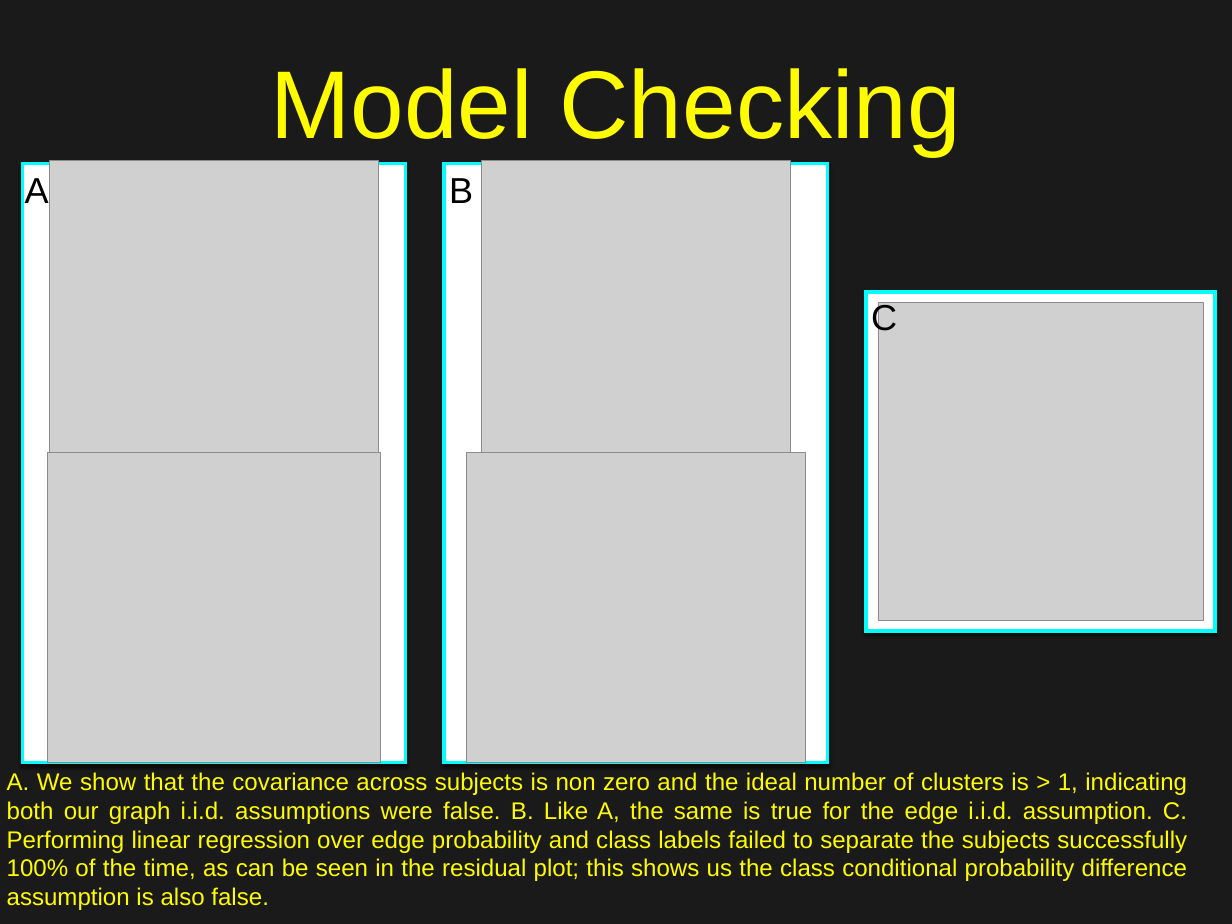
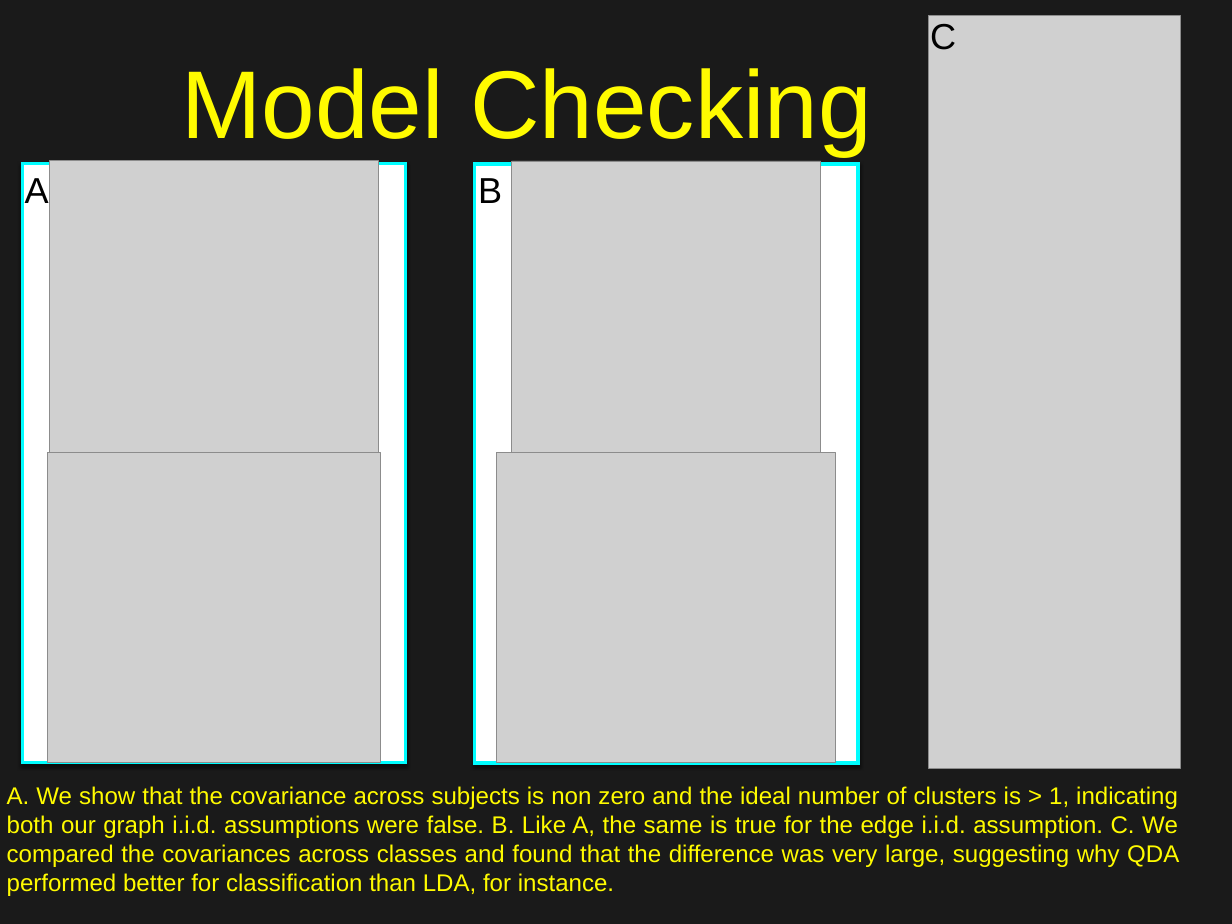
Before and after one commit to Upward-Spiral-Science/TA, a slide deck: slide 9 of draft/summary_presentation.pptx. Drawn at 1232x924 pixels with LibreOffice and Linux fonts; fonts in the diff are those of the drawing; grey boxes stand for pictures; background and template pictures are left out; a plain dark background stands for a picture behind light text. Boxes give left, top, right and bottom in pixels: in the first picture for what was removed or moved away, otherwise in the second. Text is boxed around its words. In the diff, an @@ line names an element or a change of style, - is before the commit and + after.

Commit message:
updated presentation

```diff
--- a/draft/summary_presentation.pptx
+++ b/draft/summary_presentation.pptx
@@ title "Model Checking": place and size @@
-title "Model Checking" at (271, 68, 960, 155)
+title "Model Checking" at (182, 68, 871, 155)
@@ text "C" rewrapped from (871, 302, 897, 337) to (930, 24, 956, 50) @@
@@ picture added at (929, 15, 1180, 768) @@
@@ 2 pictures, 1 text, 1 rectangle: place and size @@
-2 pictures, 1 text, 1 rectangle at (444, 160, 827, 763)
+2 pictures, 1 text, 1 rectangle at (475, 161, 858, 763)
@@ rectangle removed at (866, 292, 1215, 631) @@
@@ picture removed at (879, 302, 1203, 620) @@
@@ text at (7, 786, 1179, 896): text changed @@
-A. We show that the covariance across subjects is non zero and the ideal number of clusters is > 1, indicating both our graph i.i.d. assumptions were false. B. Like A, the same is true for the edge i.i.d. assumption. C. Performing linear regression over edge probability and class labels failed to separate the subjects successfully 100% of the time, as can be seen in the residual plot; this shows us the class conditional probability difference assumption is also false.
+A. We show that the covariance across subjects is non zero and the ideal number of clusters is > 1, indicating both our graph i.i.d. assumptions were false. B. Like A, the same is true for the edge i.i.d. assumption. C. We compared the covariances across classes and found that the difference was very large, suggesting why QDA performed better for classification than LDA, for instance.
```
Also in this commit, not shown: 2 other slides changed, 3 slides added, 3 slides removed, 2 other files.
